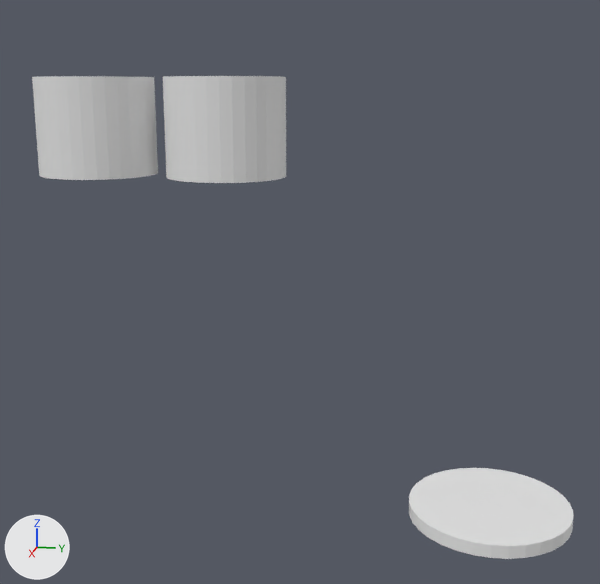
What one commit did to the Blender file keeb/stand_with_coins.blend.
Camera for both pictures: a camera (50 mm lens) standing at (92.7, 28.1, 55.0) and looking at (-29.0, 3.8, 24.6). The axes (+X, +Y, +Z) are drawn at lower left. The lights are the same throughout.
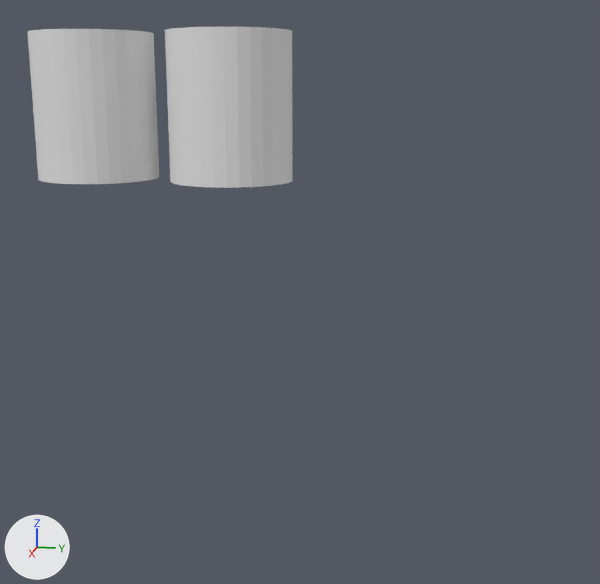
Commit message: do stuff

Changed parts and their boxes [x1, y1, x2, y2] in the pictures (600 x 584 px):
```json
{"object": "Cylinder", "change": "moved, rescaled", "before": [163, 76, 286, 183], "after": [165, 27, 293, 188], "on screen": "50% taller"}
{"object": "Cylinder.002", "change": "moved, rescaled", "before": [32, 76, 158, 180], "after": [27, 29, 159, 184], "on screen": "49% taller"}
{"object": "Cylinder.001", "change": "deleted", "before": [409, 468, 573, 559]}
```

Edits to the scene script, one JSON object a line:
```json
{"op": "set", "path": "ob_cylinder.location", "old": "(-49.4, -13.5, 48.3)", "new": "(-49.4, -12.6, 51.7)"}
{"op": "set", "path": "ob_cylinder.scale", "old": "(1.24, 1.24, 6.56)", "new": "(1.26, 1.26, 9.72)"}
{"op": "remove", "block": "ob_cylinder_001", "code": ["ob_cylinder_001 = bpy.data.objects.new('Cylinder.001', me_cylinder_001)", "ob_cylinder_001.location = (-9.7, 33.0, 1.3)", "ob_cylinder_001.scale = (1.24, 1.24, 0.656)"]}
{"op": "set", "path": "ob_cylinder_002.location", "old": "(-49.4, -37.5, 48.3)", "new": "(-49.4, -37.5, 51.7)"}
{"op": "set", "path": "ob_cylinder_002.scale", "old": "(1.24, 1.24, 6.56)", "new": "(1.26, 1.26, 9.72)"}
```
